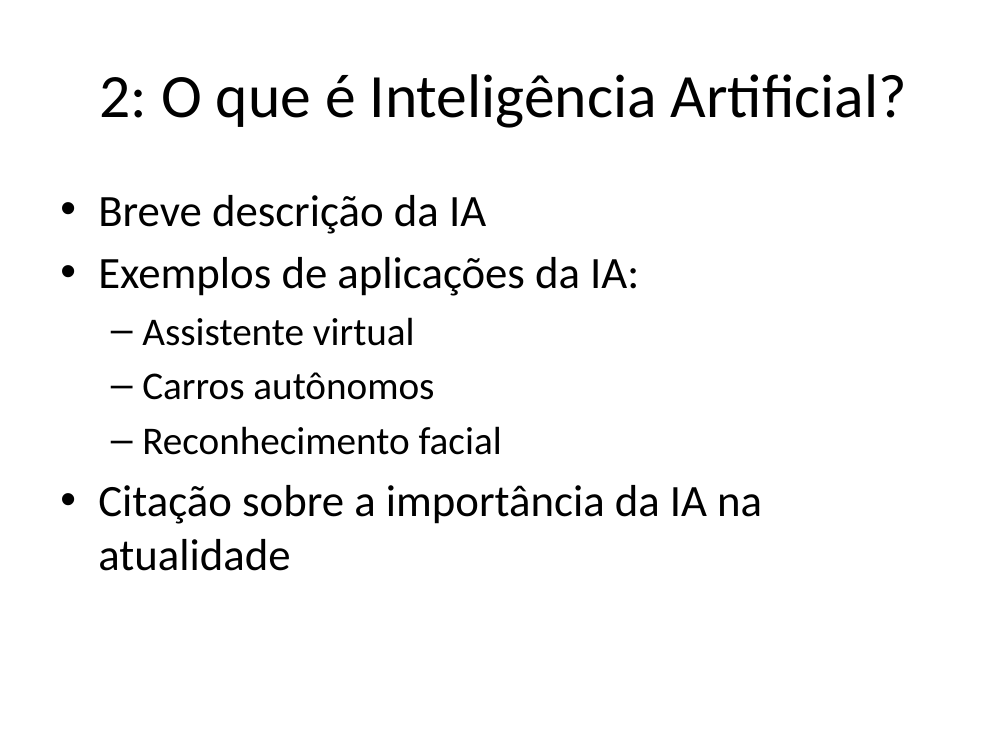
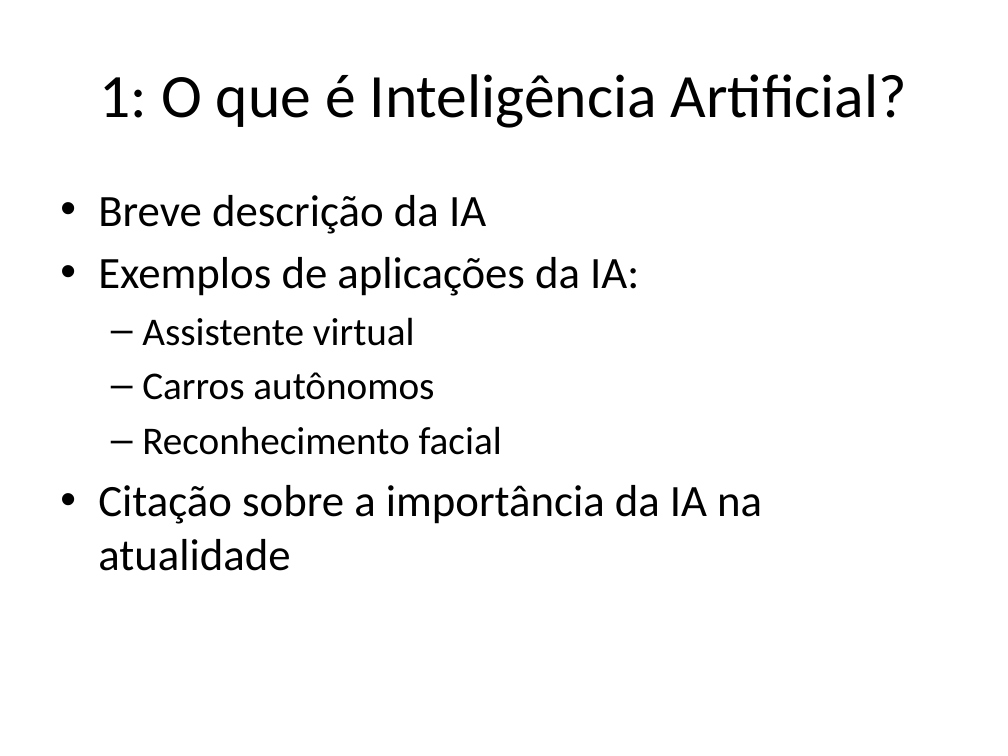
Before and after one commit to lcdlemos/EstagioNutes, a slide deck: slide 2 of Slides/auto_apresentacao.pptx. Drawn at 1008x756 pixels with LibreOffice and Linux fonts; fonts in the diff are those of the drawing. Boxes give left, top, right and bottom in pixels: in the first picture for what was removed or moved away, otherwise in the second. Text is boxed around its words. In the diff, an @@ line names an element or a change of style, - is before the commit and + after.

```diff
--- a/Slides/auto_apresentacao.pptx
+++ b/Slides/auto_apresentacao.pptx
@@ title at [100,74,907,128]: text changed @@
-2: O que é Inteligência Artificial?
+1: O que é Inteligência Artificial?
```
Also in this commit, not shown: 5 other slides changed, 10 other files.
